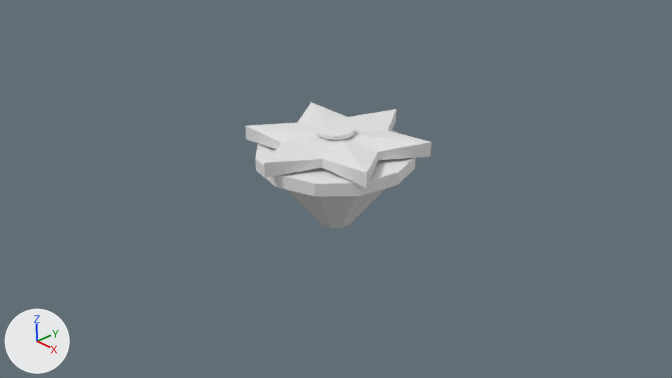
Two versions of the Blender file Assets/Models/PrototypeGasing.blend, one commit apart.
Before and after are seen from the file's camera 'Camera'. Arrows for +X, +Y and +Z are at lower left; the lights stay in place.
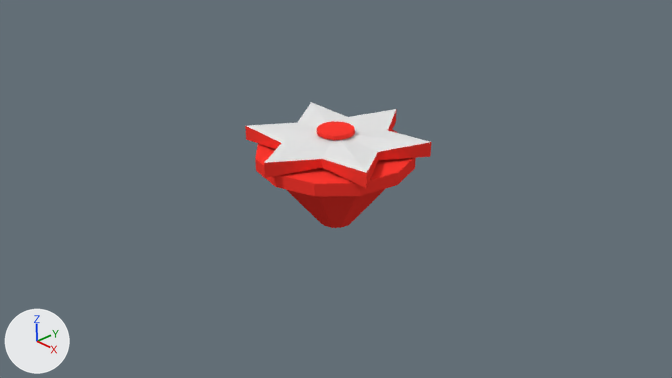
Commit message: ubah warna gasing, tambah musuh dg model prototypeGasing

Edits to the bpy script that builds the scene:
```text
Add mat_material:
    mat_material = diffuse_material('Material')
    mat_material.base_color = (1.0, 0.0432, 0.0316)  # red #ff3b32
Add mat_material_001:
    mat_material_001 = diffuse_material('Material.001')
    mat_material_001.base_color = (0.8, 0.8, 0.8)  # white #e7e7e7
Change me_cylinder:
    where me_cylinder.from_pydata(...)  # 180 vertices, 101 faces; spans x -1.79..1.82, y -1.8..1.81, z -1.01..0.49
    used by ob_cylinder; location = (0.51, 0.0, 1.11); rotation_euler = (-0.00683, 0.00643, -0.466), in degrees (-0.4, 0.4, -27)
    me_cylinder part 1: 89 of the faces centred in x -1.06..1.07, y -1.07..1.06, z -1.01..0.43 switch from no material to mat_material (red #ff3b32)
    add me_cylinder.materials.append(mat_material_001)  # white #e7e7e7
```

Boxes (x1, y1, x2, y2) around the edits, measured in the pictures (672 x 378 px):
part 1 of me_cylinder, recoloured (white to red)
    both: (245, 111, 431, 228)
